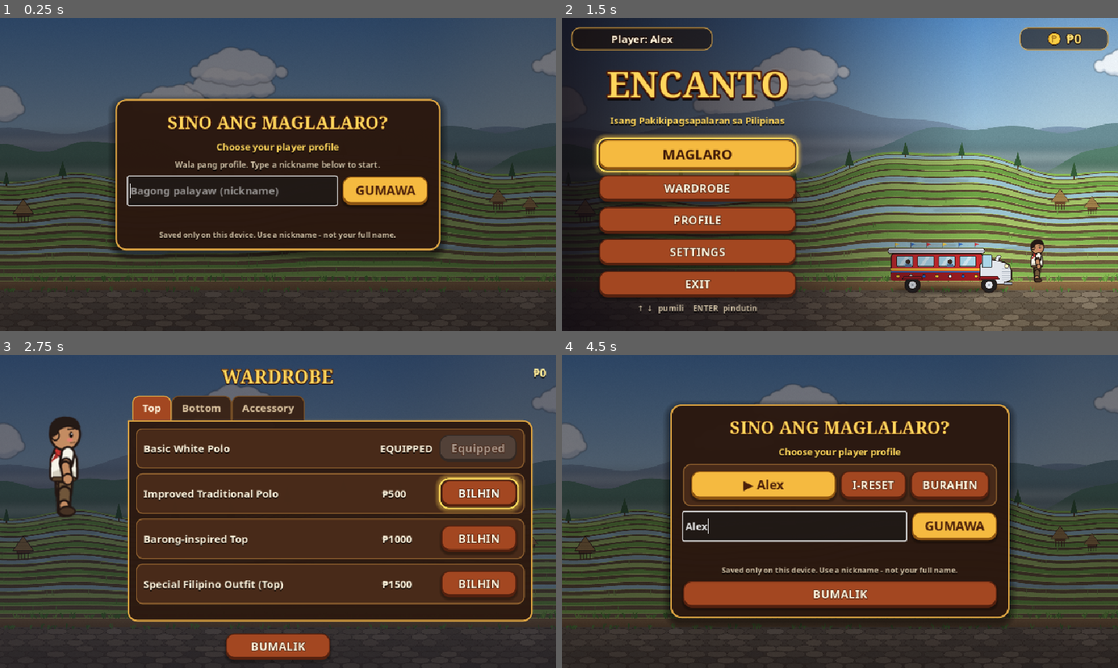
Above: before the commit, frames 1-4 (two rows, left to right).
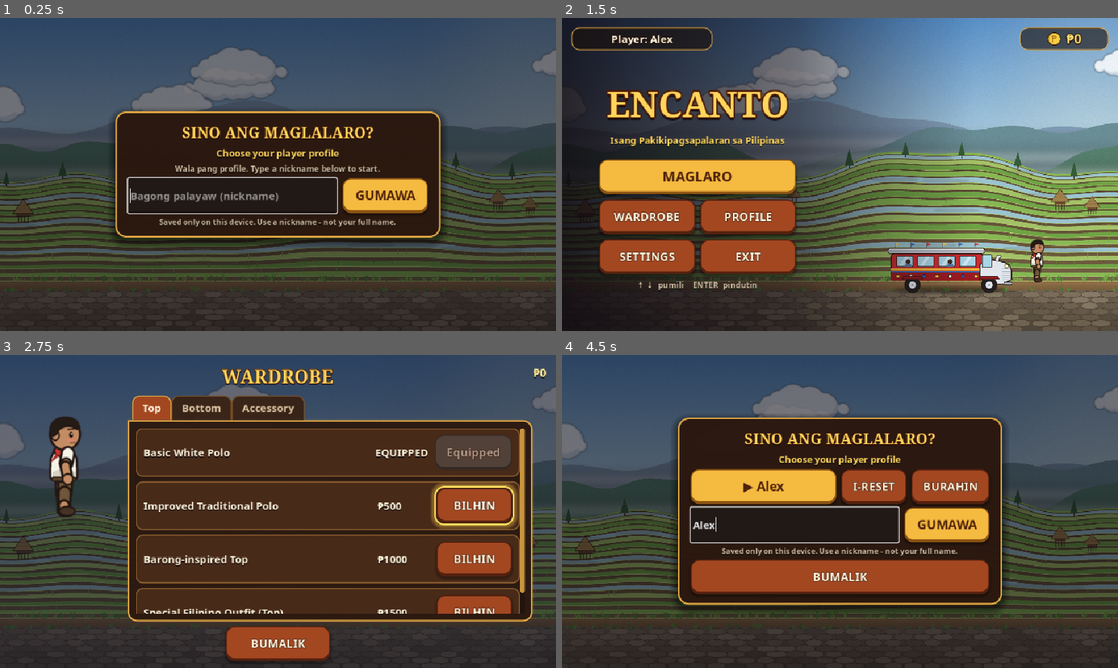
Above: after the commit, the same moments.

Repository: hazelbsebastian/Encanto
Game: Godot game, scene res://scenes/main/Title.tscn
Two runs of this game, one before a commit and one after it. Both use one fixed random seed, a clock stepped at 60 frames per second and the inputs below.
Inputs (mouse positions are in pixels of both pictures, inside the frame that each line leads up to):
- Up to frame 1 (0.25 s): no input
- Up to frame 2 (1.5 s): click (795, 190) at 0.52 s; type "Alex" at 0.6 s; click "GUMAWA" at 1.25 s
- Up to frame 3 (2.75 s): click "WARDROBE" at 2 s
- Up to frame 4 (4.5 s): click "BUMALIK" at 2.75 s; click "PROFILE" at 3.5 s; click (795, 527) at 4.27 s; type "Alex" at 4.35 s

The runs differ from the first frame. In frame 1, 12% of the frame differs, in the area x 20-80%, y 25-77%; in frame 2, 17%; in frame 3, 19%; in frame 4, 23%, in the area x 18-82%, y 15-86%.
Error after the commit: Invalid access to property or key 'volume' on a base object of type 'Node (SaveSystem.gd)'. (res://scripts/ui/Title.gd:35)

Commit message:
PT6 fix A1: every tap target at least 60px (~48dp)
- UIKit.MIN_TOUCH = 60; title menu as 2x2 grid of 60px buttons
- Pause button 51x46 -> 60x60; pause, wardrobe, profile, settings buttons 60px
- Profile screen fits 4 profiles at full size (create row hidden when full)
- Title animation uses relative motion so layout changes don't open a gap

Diff:
--- a/scenes/main/Title.tscn
+++ b/scenes/main/Title.tscn
@@ -127,29 +127,39 @@
 
 [node name="PlayButton" type="Button" parent="VBox"]
 layout_mode = 2
-custom_minimum_size = Vector2(0, 52)
+custom_minimum_size = Vector2(0, 60)
 theme_type_variation = &"GoldButton"
 theme_override_font_sizes/font_size = 24
 text = "MAGLARO"
 
-[node name="WardrobeButton" type="Button" parent="VBox"]
-layout_mode = 2
-custom_minimum_size = Vector2(0, 42)
+[node name="MenuGrid" type="GridContainer" parent="VBox"]
+layout_mode = 2
+theme_override_constants/h_separation = 9
+theme_override_constants/v_separation = 9
+columns = 2
+
+[node name="WardrobeButton" type="Button" parent="VBox/MenuGrid"]
+layout_mode = 2
+custom_minimum_size = Vector2(0, 60)
+size_flags_horizontal = 3
 text = "WARDROBE"
 
-[node name="ProfileButton" type="Button" parent="VBox"]
-layout_mode = 2
-custom_minimum_size = Vector2(0, 42)
+[node name="ProfileButton" type="Button" parent="VBox/MenuGrid"]
+layout_mode = 2
+custom_minimum_size = Vector2(0, 60)
+size_flags_horizontal = 3
 text = "PROFILE"
 
-[node name="SettingsButton" type="Button" parent="VBox"]
-layout_mode = 2
-custom_minimum_size = Vector2(0, 42)
+[node name="SettingsButton" type="Button" parent="VBox/MenuGrid"]
+layout_mode = 2
+custom_minimum_size = Vector2(0, 60)
+size_flags_horizontal = 3
 text = "SETTINGS"
 
-[node name="ExitButton" type="Button" parent="VBox"]
-layout_mode = 2
-custom_minimum_size = Vector2(0, 42)
+[node name="ExitButton" type="Button" parent="VBox/MenuGrid"]
+layout_mode = 2
+custom_minimum_size = Vector2(0, 60)
+size_flags_horizontal = 3
 text = "EXIT"
 
 [node name="KeysHint" type="Label" parent="VBox"]
@@ -171,9 +181,9 @@
 anchor_right = 0.5
 anchor_bottom = 0.5
 offset_left = -230.0
-offset_top = -170.0
+offset_top = -200.0
 offset_right = 230.0
-offset_bottom = 170.0
+offset_bottom = 200.0
 grow_horizontal = 2
 grow_vertical = 2
 
@@ -194,7 +204,7 @@
 
 [node name="VolumeSlider" type="HSlider" parent="SettingsPanel/VBox"]
 layout_mode = 2
-custom_minimum_size = Vector2(0, 28)
+custom_minimum_size = Vector2(0, 40)
 max_value = 1.0
 step = 0.05
 value = 0.8
@@ -219,5 +229,5 @@
 
 [node name="CloseButton" type="Button" parent="SettingsPanel/VBox"]
 layout_mode = 2
-custom_minimum_size = Vector2(0, 46)
+custom_minimum_size = Vector2(0, 60)
 text = "ISARA"
--- a/scenes/ui/Wardrobe.tscn
+++ b/scenes/ui/Wardrobe.tscn
@@ -110,7 +110,7 @@
 anchor_right = 0.5
 anchor_bottom = 1.0
 offset_left = -90.0
-offset_top = -60.0
+offset_top = -72.0
 offset_right = 90.0
-offset_bottom = -18.0
+offset_bottom = -12.0
 text = "BUMALIK"
--- a/scripts/ui/ProfileSelect.gd
+++ b/scripts/ui/ProfileSelect.gd
@@ -7,6 +7,7 @@
 const OK_COLOR := Color(0.65, 0.95, 0.6)
 
 var _list: VBoxContainer
+var _new_row: HBoxContainer
 var _name_edit: LineEdit
 var _create_button: Button
 var _message: Label
@@ -23,29 +24,31 @@
 	UIKit.dim(self, 0.55)
 
 	var panel := UIKit.centered_panel(self, Vector2(560, 0))
-	var v := UIKit.vbox(panel, 10)
-	UIKit.label(v, "SINO ANG MAGLALARO?", "HeaderLabel", 30)
+	var v := UIKit.vbox(panel, 6)
+	UIKit.label(v, "SINO ANG MAGLALARO?", "HeaderLabel", 26)
 	UIKit.label(v, "Choose your player profile", "AccentLabel", 16)
 
-	_list = UIKit.vbox(v, 8)
+	_list = UIKit.vbox(v, 6)
 
 	var new_row := UIKit.hbox(v, 10)
+	_new_row = new_row
 	_name_edit = LineEdit.new()
 	_name_edit.placeholder_text = "Bagong palayaw (nickname)"
 	_name_edit.max_length = SaveSystem.NAME_MAX
-	_name_edit.custom_minimum_size = Vector2(300, 46)
+	_name_edit.custom_minimum_size = Vector2(300, UIKit.MIN_TOUCH)
 	_name_edit.size_flags_horizontal = Control.SIZE_EXPAND_FILL
 	_name_edit.text_submitted.connect(func(_t: String) -> void: _on_create())
 	_name_edit.text_changed.connect(func(_t: String) -> void: _show(""))
 	new_row.add_child(_name_edit)
-	_create_button = UIKit.button(new_row, "GUMAWA", true, 46)
+	_create_button = UIKit.button(new_row, "GUMAWA", true, UIKit.MIN_TOUCH)
 	_create_button.custom_minimum_size.x = 130
 	_create_button.pressed.connect(_on_create)
 
 	_message = UIKit.label(v, "", "", 15)
+	_message.visible = false
 	UIKit.label(v, "Saved only on this device. Use a nickname - not your full name.", "HintLabel", 13)
 
-	_back_button = UIKit.button(v, "BUMALIK", false, 44)
+	_back_button = UIKit.button(v, "BUMALIK", false, UIKit.MIN_TOUCH)
 	_back_button.pressed.connect(_on_back)
 
 	SaveSystem.save_failed.connect(_on_save_failed)
@@ -66,16 +69,13 @@
 	var first_focus: Control = null
 	for p in SaveSystem.profiles:
 		var id: String = p["id"]
-		var card := PanelContainer.new()
-		card.theme_type_variation = "CardPanel"
-		_list.add_child(card)
 		var row := HBoxContainer.new()
 		row.add_theme_constant_override("separation", 8)
-		card.add_child(row)
+		_list.add_child(row)
 		var is_active: bool = id == SaveSystem.active_id
 		var play := Button.new()
 		play.text = ("▶ " if is_active else "") + str(p["name"])
-		play.custom_minimum_size = Vector2(250, 42)
+		play.custom_minimum_size = Vector2(230, UIKit.MIN_TOUCH)
 		play.size_flags_horizontal = Control.SIZE_EXPAND_FILL
 		play.theme_type_variation = "GoldButton" if is_active else ""
 		play.pressed.connect(_on_select.bind(id))
@@ -84,21 +84,22 @@
 			var reset := Button.new()
 			reset.text = "I-RESET"
 			reset.tooltip_text = "Clear money and outfits for this profile"
-			reset.custom_minimum_size = Vector2(100, 42)
+			reset.custom_minimum_size = Vector2(100, UIKit.MIN_TOUCH)
 			reset.pressed.connect(_on_reset.bind(reset))
 			row.add_child(reset)
 		var del := Button.new()
 		del.text = "SIGURADO?" if _confirm_delete_id == id else "BURAHIN"
-		del.custom_minimum_size = Vector2(110, 42)
+		del.custom_minimum_size = Vector2(110, UIKit.MIN_TOUCH)
 		del.pressed.connect(_on_delete.bind(id))
 		row.add_child(del)
 		if first_focus == null or is_active:
 			first_focus = play
 	var full := SaveSystem.profiles.size() >= SaveSystem.MAX_PROFILES
-	_name_edit.editable = not full
-	_create_button.disabled = full
+	# When the device is full the create row is hidden (keeps all buttons at
+	# full touch size on a 540 px tall screen) and a hint explains why.
+	_new_row.visible = not full
 	if full:
-		_name_edit.placeholder_text = "Max %d profiles - delete one first" % SaveSystem.MAX_PROFILES
+		_list.add_child(_hint("Max %d profiles - burahin ang isa para gumawa ng bago." % SaveSystem.MAX_PROFILES))
 	_back_button.visible = SaveSystem.has_active_profile()
 	if SaveSystem.profiles.is_empty():
 		_list.add_child(_hint("Wala pang profile. Type a nickname below to start."))
@@ -114,6 +115,7 @@
 
 func _show(text: String, is_error: bool = false) -> void:
 	_message.text = text
+	_message.visible = text != ""
 	_message.add_theme_color_override("font_color", ERROR_COLOR if is_error else OK_COLOR)
 
 func _on_create() -> void:
--- a/scripts/ui/Title.gd
+++ b/scripts/ui/Title.gd
@@ -5,7 +5,7 @@
 @onready var money_label: Label = $MoneyChip/Row/MoneyLabel
 @onready var title_label: Label = $VBox/TitleLabel
 @onready var play_button: Button = $VBox/PlayButton
-@onready var settings_button: Button = $VBox/SettingsButton
+@onready var settings_button: Button = $VBox/MenuGrid/SettingsButton
 @onready var settings_dim: ColorRect = $SettingsDim
 @onready var settings_panel: PanelContainer = $SettingsPanel
 @onready var volume_slider: HSlider = $SettingsPanel/VBox/VolumeSlider
@@ -21,26 +21,30 @@
 		get_tree().change_scene_to_file.call_deferred("res://scenes/ui/ProfileSelect.tscn")
 		return
 	$PlayerChip/PlayerLabel.text = "Player: %s" % SaveSystem.active_profile_name()
-	$VBox/ProfileButton.pressed.connect(_on_profile)
+	$VBox/MenuGrid/ProfileButton.pressed.connect(_on_profile)
 	SaveSystem.save_failed.connect(_on_save_failed)
 	var notice := SaveSystem.take_notice()
 	if notice != "":
 		_toast(notice)
 	money_label.text = "₱%d" % SaveSystem.money
 	play_button.pressed.connect(_on_play)
-	$VBox/WardrobeButton.pressed.connect(_on_wardrobe)
+	$VBox/MenuGrid/WardrobeButton.pressed.connect(_on_wardrobe)
 	settings_button.pressed.connect(_on_settings_open)
-	$VBox/ExitButton.pressed.connect(_on_exit)
+	$VBox/MenuGrid/ExitButton.pressed.connect(_on_exit)
 	close_button.pressed.connect(_on_settings_close)
-	var bus := AudioServer.get_bus_index("Master")
-	volume_slider.value = db_to_linear(AudioServer.get_bus_volume_db(bus))
+	volume_slider.value = SaveSystem.volume
 	volume_slider.value_changed.connect(_on_volume_changed)
+	# keyboard hint only makes sense for keyboard players (Week 14)
+	# (faded, not hidden, so the menu layout and title animation don't shift)
+	$VBox/KeysHint.modulate.a = 0.0 if Controls.touch_mode else 1.0
+	Controls.input_mode_changed.connect(func(t: bool) -> void: $VBox/KeysHint.modulate.a = 0.0 if t else 1.0)
 	settings_panel.visible = false
 	settings_dim.visible = false
 	# gentle idle motion so the menu feels alive
 	var tw := create_tween().set_loops()
-	tw.tween_property(title_label, "position:y", title_label.position.y - 4.0, 1.4).set_trans(Tween.TRANS_SINE)
-	tw.tween_property(title_label, "position:y", title_label.position.y, 1.4).set_trans(Tween.TRANS_SINE)
+	# relative moves: the menu container may still be laying out at this point
+	tw.tween_property(title_label, "position:y", -4.0, 1.4).as_relative().set_trans(Tween.TRANS_SINE)
+	tw.tween_property(title_label, "position:y", 4.0, 1.4).as_relative().set_trans(Tween.TRANS_SINE)
 	var ft := create_tween().set_loops()
 	ft.tween_property(farmer, "scale", Vector2(1.0, 1.02), 0.9).set_trans(Tween.TRANS_SINE)
 	ft.tween_property(farmer, "scale", Vector2.ONE, 0.9).set_trans(Tween.TRANS_SINE)
@@ -101,6 +105,7 @@
 	Controls.focus(volume_slider)
 
 func _on_settings_close() -> void:
+	SaveSystem.save_game()
 	Audio.play_sfx("click")
 	settings_panel.visible = false
 	settings_dim.visible = false
@@ -109,13 +114,12 @@
 
 ## Keep keyboard focus trapped inside the settings panel while it is open.
 func _set_menu_focusable(on: bool) -> void:
-	for c in $VBox.get_children():
+	for c in $VBox.get_children() + $VBox/MenuGrid.get_children():
 		if c is Button:
 			(c as Button).focus_mode = Control.FOCUS_ALL if on else Control.FOCUS_NONE
 
 func _on_volume_changed(value: float) -> void:
-	var bus := AudioServer.get_bus_index("Master")
-	AudioServer.set_bus_volume_db(bus, linear_to_db(clampf(value, 0.01, 1.0)))
+	SaveSystem.set_volume(value)
 
 func _on_exit() -> void:
 	get_tree().quit()
--- a/scripts/ui/UIKit.gd
+++ b/scripts/ui/UIKit.gd
@@ -1,5 +1,10 @@
 class_name UIKit
 extends RefCounted
+
+## Week 14: smallest height for anything the player taps. The 960x540 canvas
+## is drawn about 2x on a typical phone (~2.5 px per dp), so 60 px ~ 48 dp,
+## the Android minimum touch-target size.
+const MIN_TOUCH := 60
 ## Small helpers for building themed pop-ups in code (puzzle, pause menu...).
 ## Styling itself comes from assets/ui/encanto_theme.tres (project theme);
 ## these helpers only pick the right theme variations and wire up layout.
--- a/scripts/ui/Wardrobe.gd
+++ b/scripts/ui/Wardrobe.gd
@@ -45,7 +45,7 @@
 
 		var status_label := Label.new()
 		var action_button := Button.new()
-		action_button.custom_minimum_size = Vector2(130, 42)
+		action_button.custom_minimum_size = Vector2(130, UIKit.MIN_TOUCH)
 		var unlocked: bool = SaveSystem.is_unlocked(item_id)
 		var is_equipped: bool = SaveSystem.equipped.get(cat, "") == item_id
 
